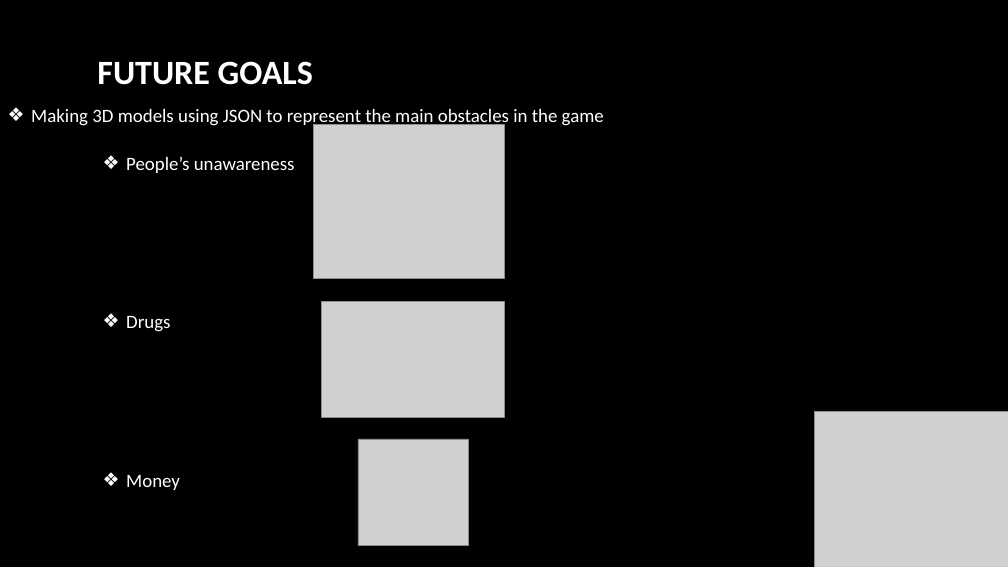
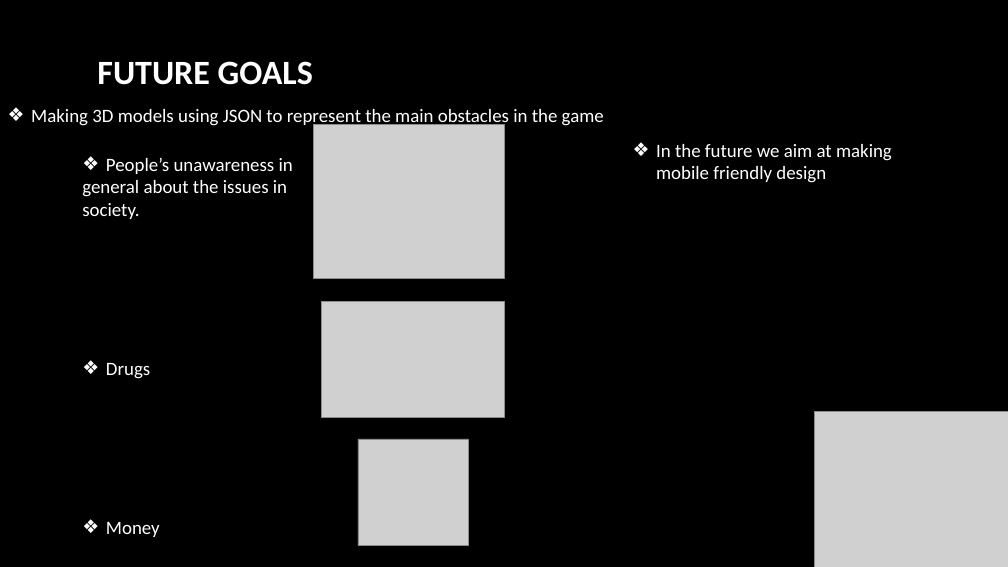
Before and after one commit to glasgow2017/team-5, a slide deck: slide 6 of Presentation/codeforhood.pptx. Drawn at 1008x567 pixels with LibreOffice and Linux fonts; fonts in the diff are those of the drawing; grey boxes stand for pictures; background and template pictures are left out. Boxes give left, top, right and bottom in pixels: in the first picture for what was removed or moved away, otherwise in the second. Text is boxed around its words. In the diff, an @@ line names an element or a change of style, - is before the commit and + after.

```diff
--- a/Presentation/codeforhood.pptx
+++ b/Presentation/codeforhood.pptx
@@ text "People’s unawareness in": place and size @@
-text "People’s unawareness in" at (126,157,295,490)
+text "People’s unawareness in" at (82,158,293,537)
@@ text added at (656,144,892,183), 18 pt, text #FFFFFF @@
+❖ In the future we aim at making mobile friendly design
@@ text at (82,158,293,219): text changed @@
-❖ People’s unawareness
+❖ People’s unawareness in
+general about the issues in
+society.
```
Also in this commit, not shown: 5 other slides changed.
